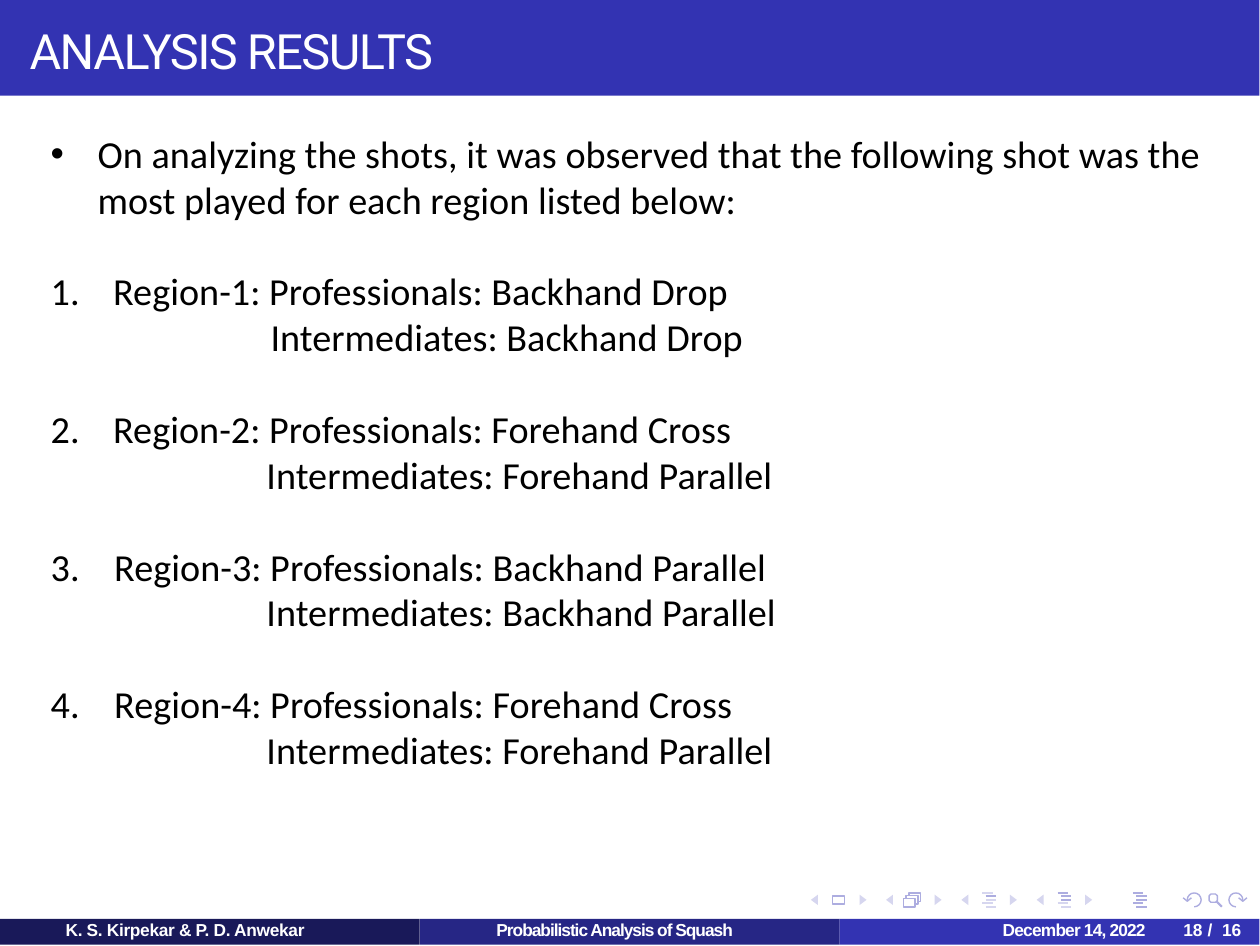
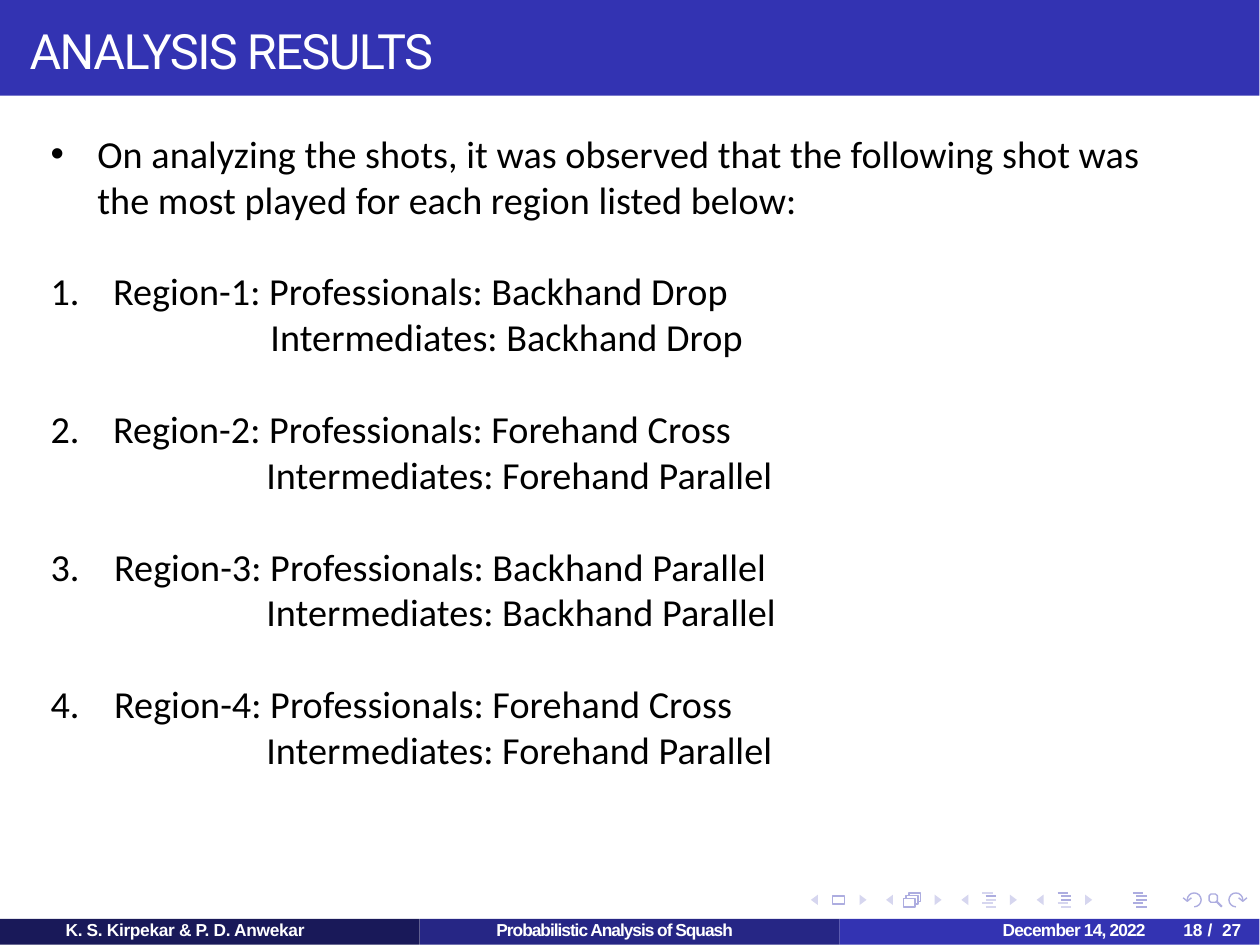
Before and after one commit to PrathameshAnwekar/SOP-SquashProbabilisticAnalysis, a slide deck: slide 18 of Final Presentation.pptx. Drawn at 1260x946 pixels with LibreOffice and Linux fonts; fonts in the diff are those of the drawing. Boxes give left, top, right and bottom in pixels: in the first picture for what was removed or moved away, otherwise in the second. Text is boxed around its words. In the diff, an @@ line names an element or a change of style, - is before the commit and + after.

```diff
--- a/Final Presentation.pptx
+++ b/Final Presentation.pptx
@@ text "On analyzing the shots, it ..." rewrapped from [51,141,1200,765] to [51,141,1139,765] @@
@@ page number at [1183,924,1241,936]: text changed @@
-18 / 16
+18 / 27
```
Also in this commit, not shown: 9 other slides changed.
